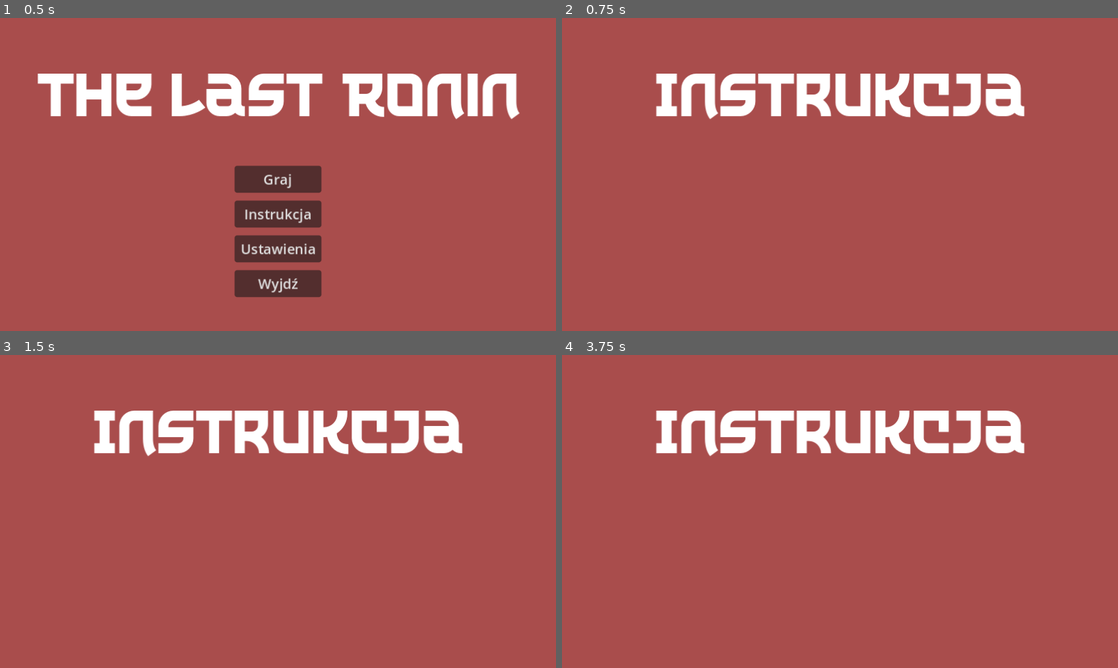
Above: before the commit, frames 1-4 (two rows, left to right).
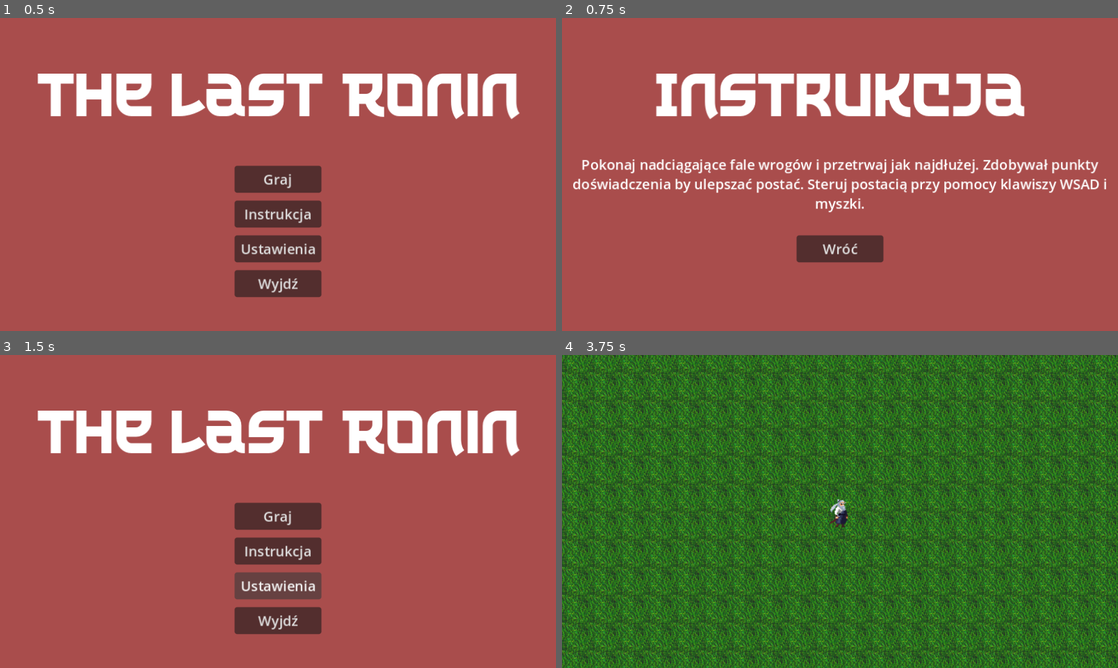
Above: after the commit, the same moments.

Repository: KamilGrzonka/Inzynierka
Game: Godot game, scene res://Menu/main_menu.tscn
Two runs of this game, one before a commit and one after it. Both use one fixed random seed, a clock stepped at 60 frames per second and the inputs below.
Inputs (mouse positions are in pixels of both pictures, inside the frame that each line leads up to):
- Up to frame 1 (0.5 s): no input
- Up to frame 2 (0.75 s): click "Instrukcja" at 0.5 s
- Up to frame 3 (1.5 s): click (278, 586) at 1.25 s, where only the run after the commit has a clickable "Wróć"
- Up to frame 4 (3.75 s): click (840, 586) at 2 s, where only the run after the commit has a clickable "Ustawienia"; click (840, 586) at 2.75 s, where only the run after the commit has a clickable "Wróć"; click (840, 517) at 3.5 s, where only the run after the commit has a clickable "Graj"

Frame 1 is identical in both runs. In frame 2, 4.8% of the frame differs, in the area x 2-98%, y 45-79%; in frame 3, 12%; in frame 4, 100%, in the area x 0-100%, y 0-100%.

Commit message:
Menu poprawki

Diff:
--- /dev/null
+++ b/Gra Inzynierka/Menu/instruction_menu.gd
@@ -0,0 +1,15 @@
+extends Control
+@onready var back_button = $BackButton
+
+# Called when the node enters the scene tree for the first time.
+func _ready():
+	back_button.pressed.connect(self._on_back_button_pressed)
+	$RichTextLabel.bbcode_enabled = true
+	$RichTextLabel.bbcode_text = "[center]Pokonaj nadciągające fale wrogów i przetrwaj jak najdłużej. Zdobywał punkty doświadczenia by ulepszać postać. Steruj postacią przy pomocy klawiszy WSAD i myszki.[/center]"
+
+func _on_back_button_pressed():
+	get_tree().change_scene_to_file("res://Menu/main_menu.tscn")
+
+# Called every frame. 'delta' is the elapsed time since the previous frame.
+func _process(delta):
+	pass
--- a/Gra Inzynierka/Menu/instruction_menu.tscn
+++ b/Gra Inzynierka/Menu/instruction_menu.tscn
@@ -1,6 +1,21 @@
-[gd_scene load_steps=2 format=3 uid="uid://d5q7fuwhqhiu"]
+[gd_scene load_steps=4 format=3 uid="uid://d5q7fuwhqhiu"]
 
 [ext_resource type="FontFile" uid="uid://dyvpwf1rs0y0a" path="res://Font/The Last Shuriken.otf" id="1_3h2ee"]
+[ext_resource type="Script" path="res://Menu/instruction_menu.gd" id="1_8o8km"]
+
+[sub_resource type="GDScript" id="GDScript_548d0"]
+script/source = "extends RichTextLabel
+
+
+# Called when the node enters the scene tree for the first time.
+func _ready():
+	pass # Replace with function body.
+
+
+# Called every frame. 'delta' is the elapsed time since the previous frame.
+func _process(delta):
+	pass
+"
 
 [node name="InstructionMenu" type="Control"]
 layout_mode = 3
@@ -9,6 +24,7 @@
 anchor_bottom = 1.0
 grow_horizontal = 2
 grow_vertical = 2
+script = ExtResource("1_8o8km")
 
 [node name="ColorRect" type="ColorRect" parent="."]
 layout_mode = 0
@@ -16,7 +32,7 @@
 offset_bottom = 363.0
 color = Color(0.663213, 0.300892, 0.297295, 1)
 
-[node name="Label" type="Label" parent="ColorRect"]
+[node name="Label" type="Label" parent="."]
 custom_minimum_size = Vector2(640, 100)
 layout_mode = 0
 offset_right = 642.0
@@ -26,3 +42,21 @@
 text = "Instrukcja"
 horizontal_alignment = 1
 vertical_alignment = 1
+
+[node name="RichTextLabel" type="RichTextLabel" parent="."]
+custom_minimum_size = Vector2(640, 100)
+layout_mode = 0
+offset_top = 157.0
+offset_right = 640.0
+offset_bottom = 257.0
+bbcode_enabled = true
+text = "Pokonaj nadciągające fale wrogów i przetrwaj jak najdłużej. Zdobywał punkty doświadczenia by ulepszać postać. Steruj postacią przy pomocy klawiszy WSAD i myszki."
+script = SubResource("GDScript_548d0")
+
+[node name="BackButton" type="Button" parent="."]
+custom_minimum_size = Vector2(100, 30)
+offset_left = 270.0
+offset_top = 250.0
+offset_right = 370.0
+offset_bottom = 281.0
+text = "Wróć"
--- /dev/null
+++ b/Gra Inzynierka/Menu/settings_menu.gd
@@ -0,0 +1,13 @@
+extends Control
+@onready var back_button = $BackButton
+
+# Called when the node enters the scene tree for the first time.
+func _ready():
+	back_button.pressed.connect(self._on_back_button_pressed)
+
+func _on_back_button_pressed():
+	get_tree().change_scene_to_file("res://Menu/main_menu.tscn")
+
+# Called every frame. 'delta' is the elapsed time since the previous frame.
+func _process(delta):
+	pass
--- a/Gra Inzynierka/Menu/settings_menu.tscn
+++ b/Gra Inzynierka/Menu/settings_menu.tscn
@@ -1,5 +1,6 @@
-[gd_scene load_steps=2 format=3 uid="uid://ds55kt6x6vgvg"]
+[gd_scene load_steps=3 format=3 uid="uid://ds55kt6x6vgvg"]
 
+[ext_resource type="Script" path="res://Menu/settings_menu.gd" id="1_bn88c"]
 [ext_resource type="FontFile" uid="uid://dyvpwf1rs0y0a" path="res://Font/The Last Shuriken.otf" id="1_yil46"]
 
 [node name="SettingsMenu" type="Control"]
@@ -9,6 +10,7 @@
 anchor_bottom = 1.0
 grow_horizontal = 2
 grow_vertical = 2
+script = ExtResource("1_bn88c")
 
 [node name="ColorRect" type="ColorRect" parent="."]
 layout_mode = 0
@@ -26,3 +28,11 @@
 text = "Ustawienia"
 horizontal_alignment = 1
 vertical_alignment = 1
+
+[node name="BackButton" type="Button" parent="."]
+custom_minimum_size = Vector2(100, 30)
+offset_left = 270.0
+offset_top = 250.0
+offset_right = 370.0
+offset_bottom = 281.0
+text = "Wróć"
